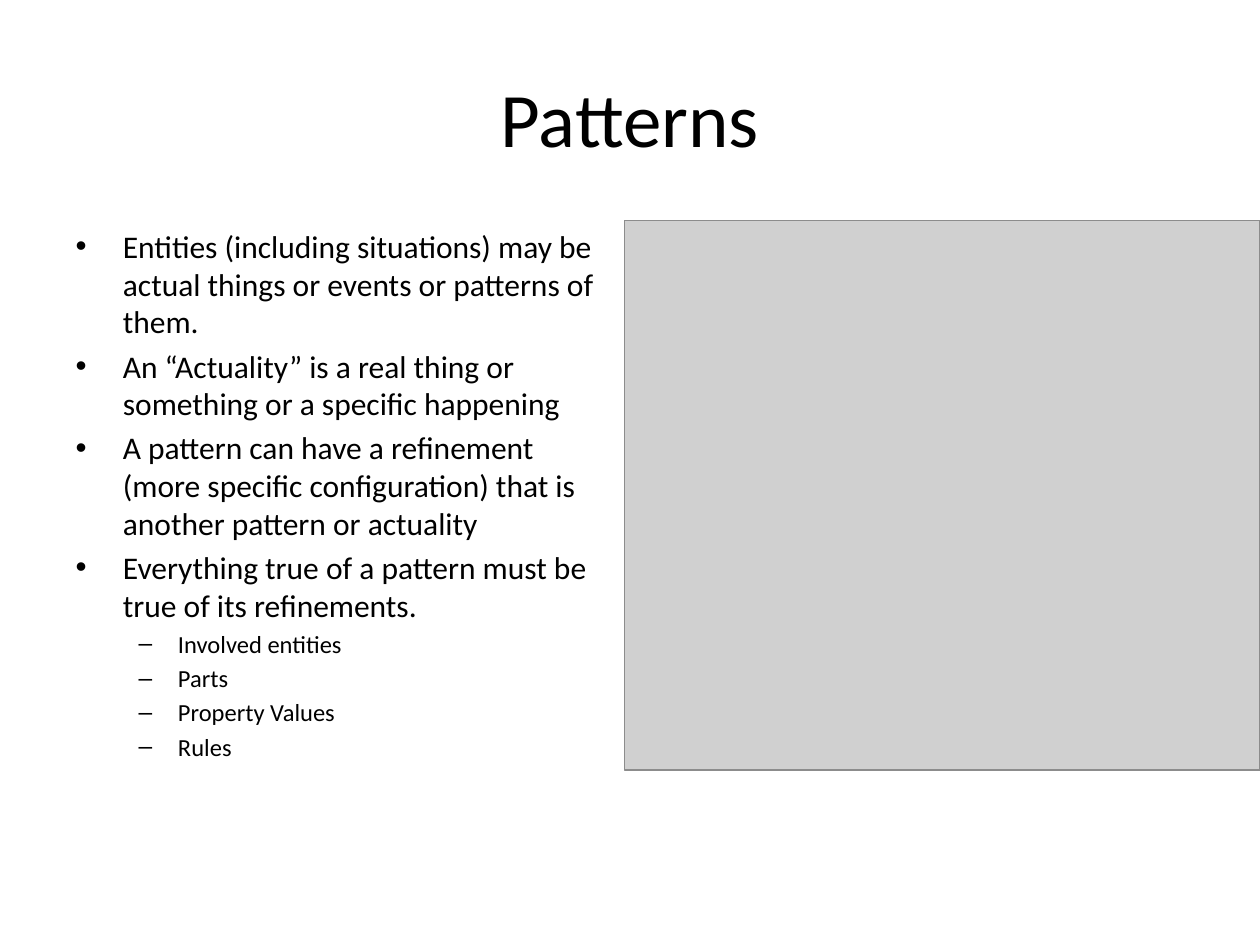
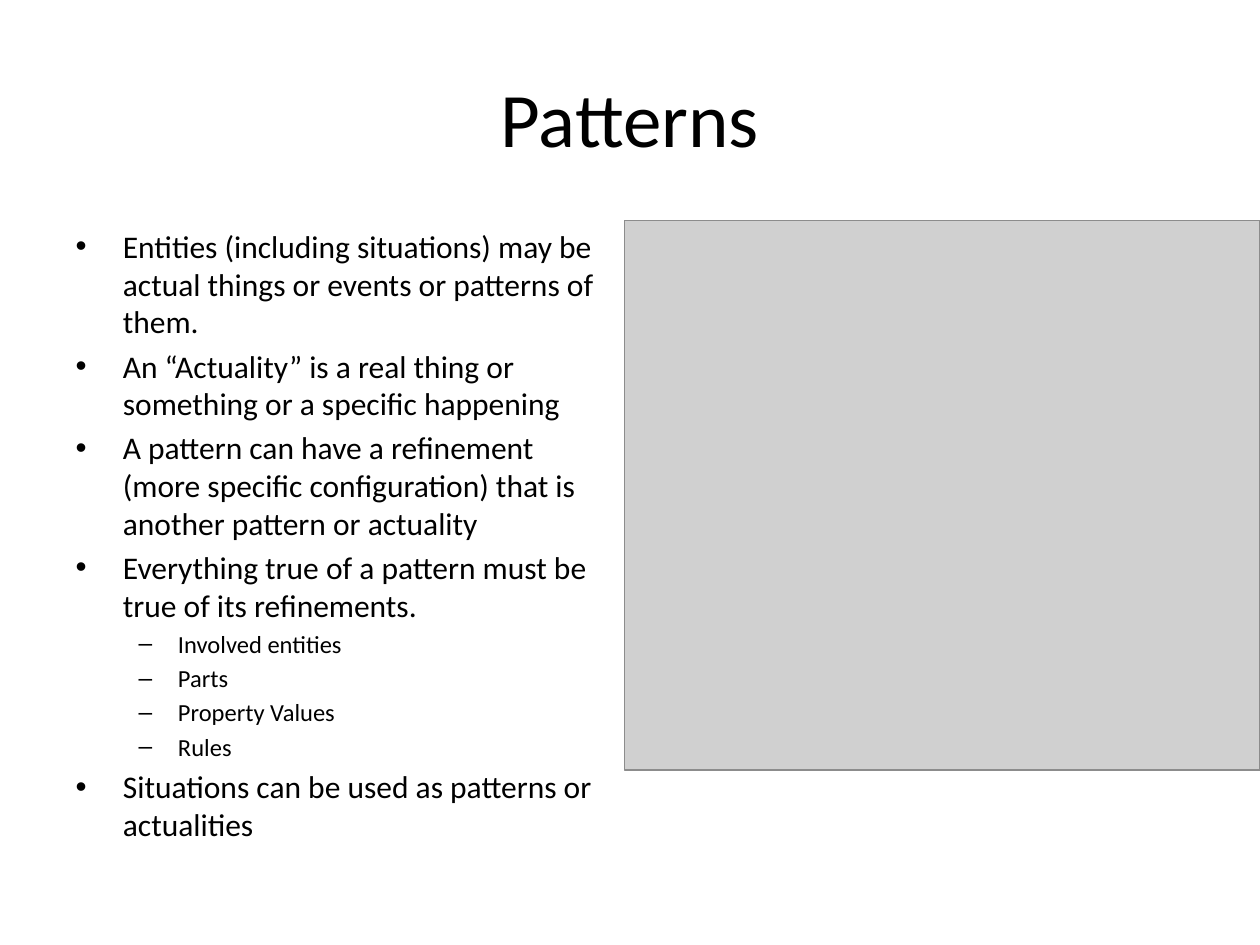
Before and after one commit to omg-threat-modeling/phase1, a slide deck: slide 15 of models/ModelDevelopment/Threat And Risk Concepts.pptx (slide 13 before the commit). Drawn at 1260x945 pixels with LibreOffice and Linux fonts; fonts in the diff are those of the drawing; grey boxes stand for pictures. Boxes give left, top, right and bottom in pixels: in the first picture for what was removed or moved away, otherwise in the second. Text is boxed around its words. In the diff, an @@ line names an element or a change of style, - is before the commit and + after.

```diff
--- a/models/ModelDevelopment/Threat And Risk Concepts.pptx
+++ b/models/ModelDevelopment/Threat And Risk Concepts.pptx
@@ text at (123,776,592,837): paragraph added @@
+• Situations can be used as patterns or actualities
```
Also in this commit, not shown: 6 other slides changed, 2 slides added, 3 other files.
